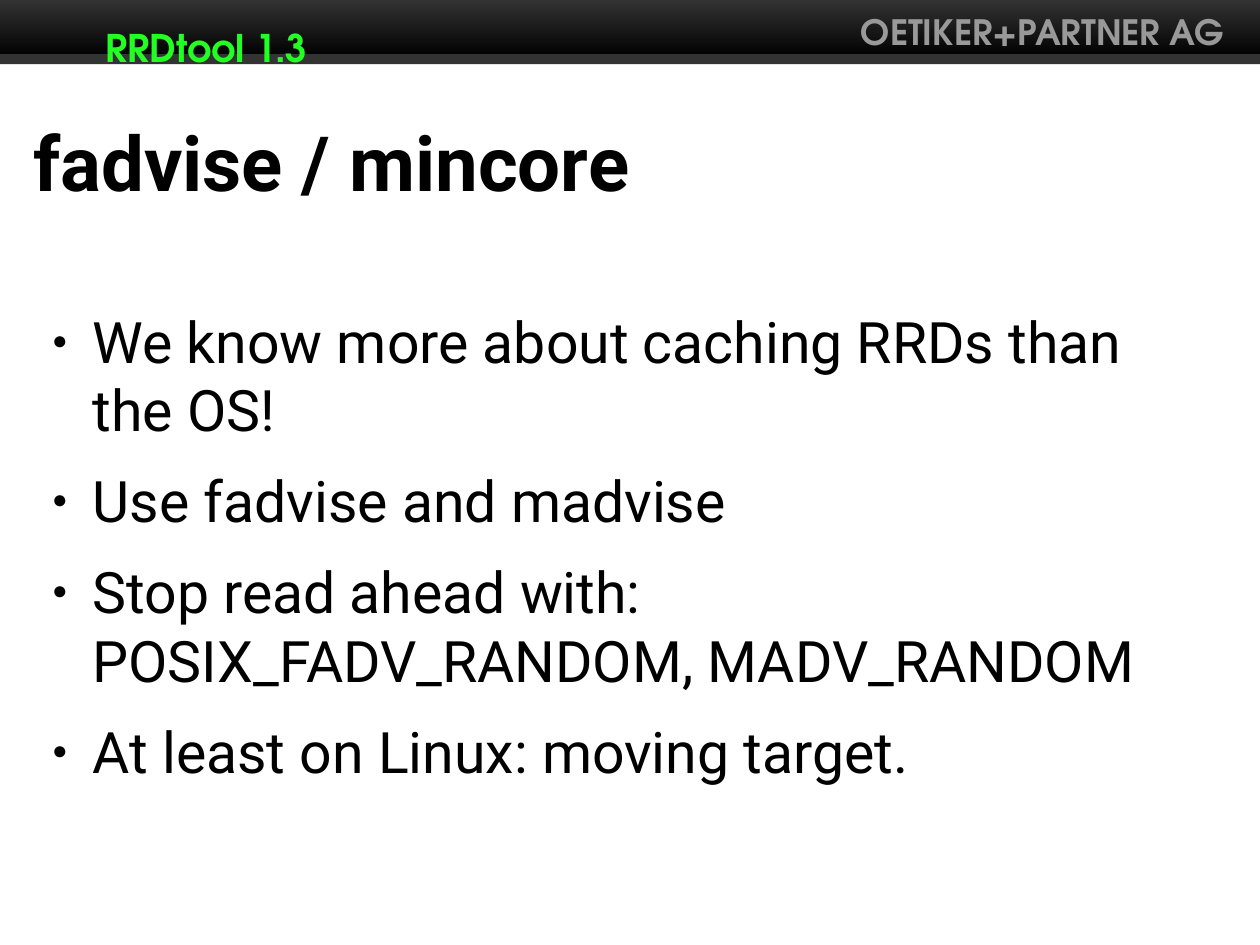
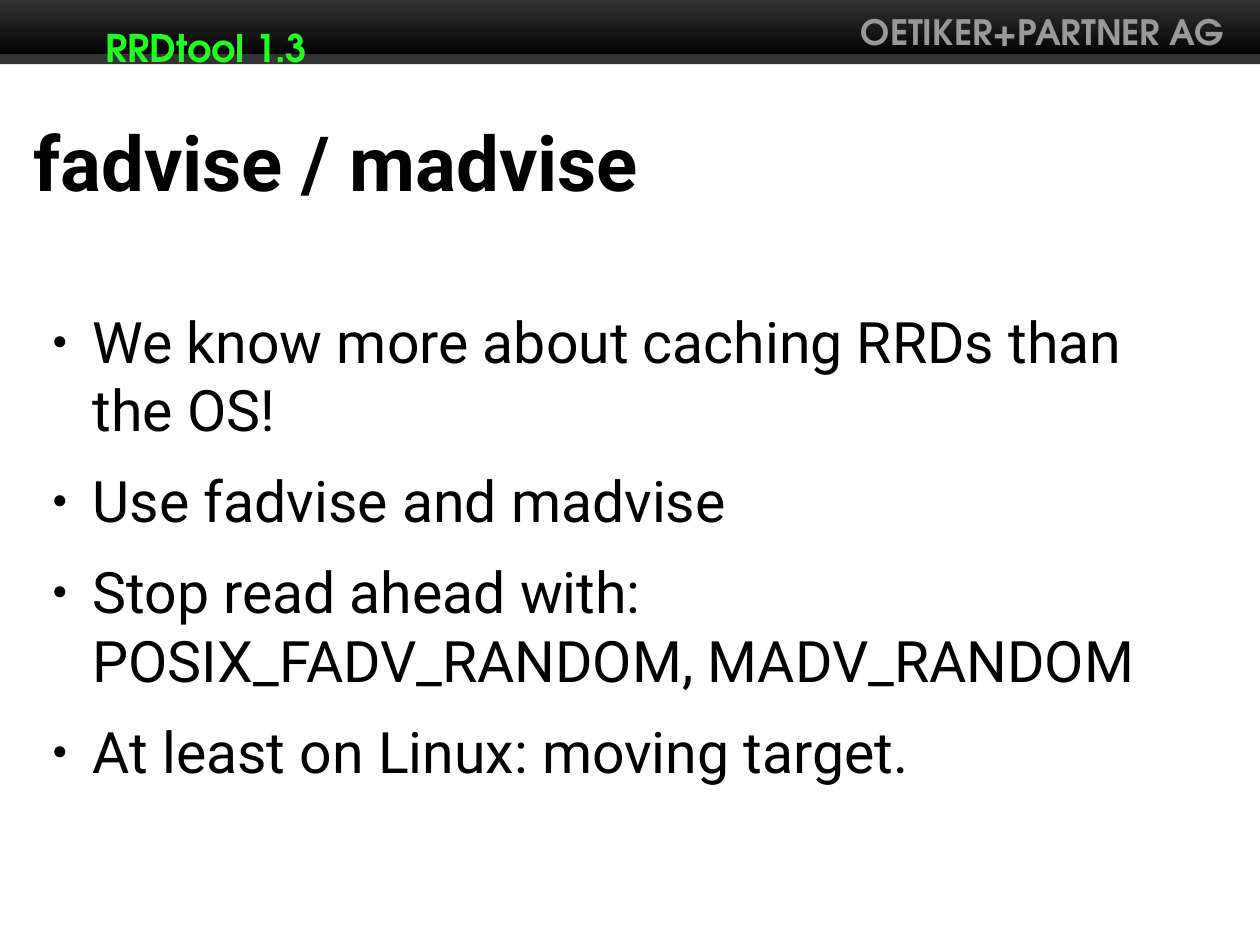
Before and after one commit to Distrotech/rrdtool, a slide deck: slide 3 of talks/rrdtool13/rrdtool13.odp. Drawn at 1260x945 pixels with LibreOffice and Linux fonts; fonts in the diff are those of the drawing. Boxes give left, top, right and bottom in pixels: in the first picture for what was removed or moved away, otherwise in the second. Text is boxed around its words. In the diff, an @@ line names an element or a change of style, - is before the commit and + after.

Commit message:
initial talk

```diff
--- a/talks/rrdtool13/rrdtool13.odp
+++ b/talks/rrdtool13/rrdtool13.odp
@@ title at (x1=33, y1=133, x2=638, y2=192): text changed @@
-fadvise / mincore
+fadvise / madvise
```
